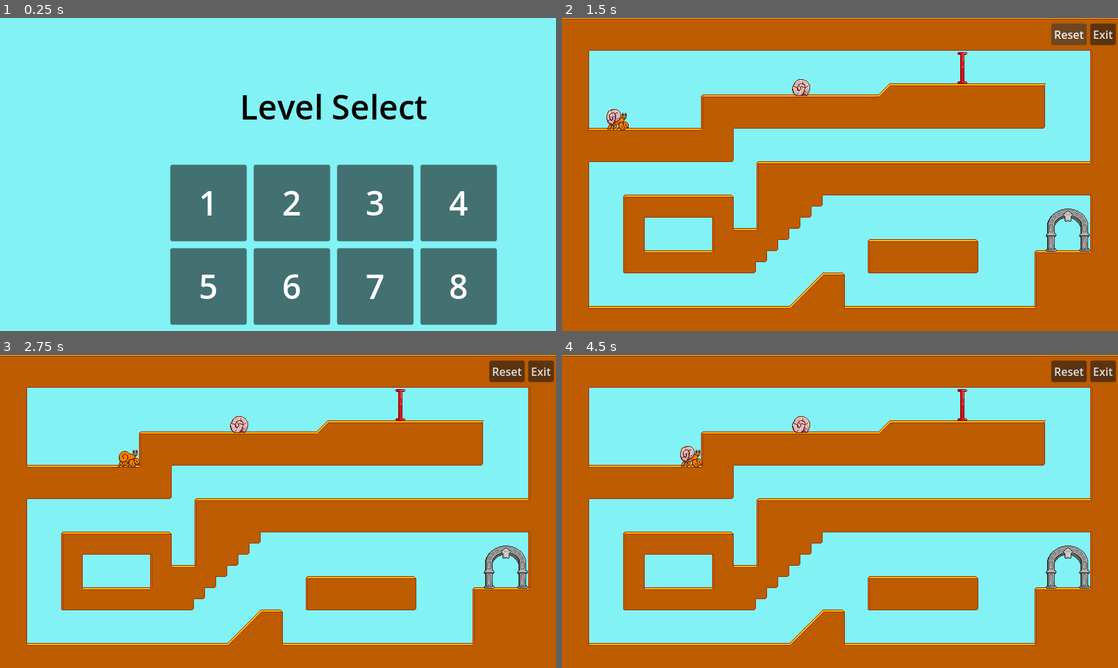
Above: before the commit, frames 1-4 (two rows, left to right).
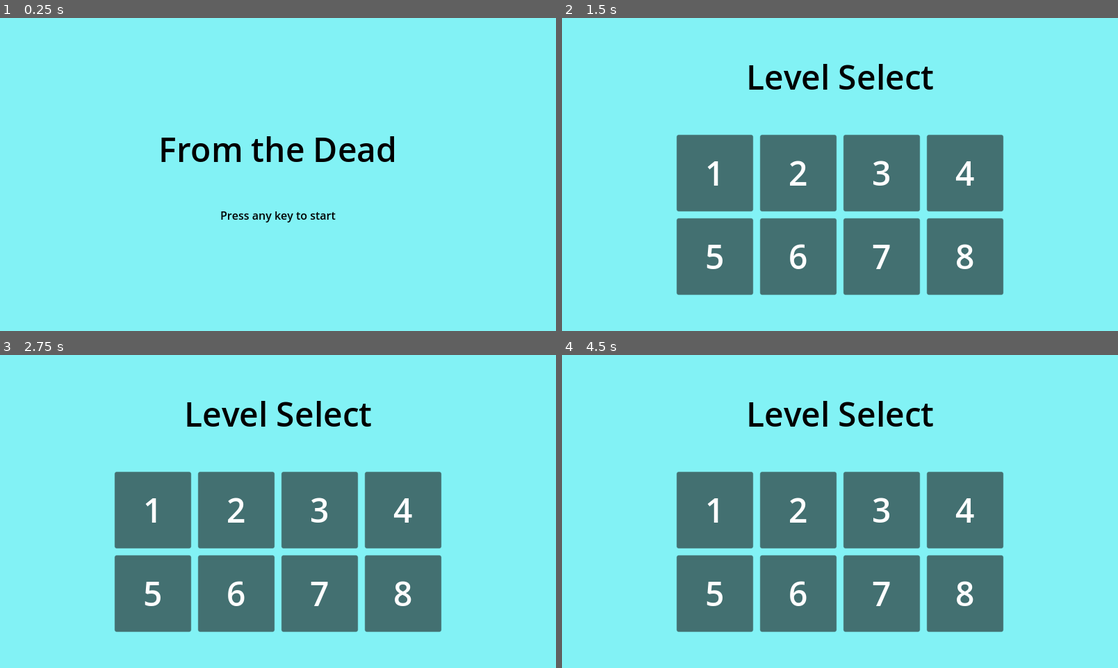
Above: after the commit, the same moments.

Repository: grenmester/from-the-dead
Game: Godot game, scene res://Scenes/MainScene.tscn
The game is run twice, just before and just after one commit, with the same random seed, the same clock (stepped at 60 frames per second) and the same inputs. This scene is started directly instead of the project's main scene.
Inputs (mouse positions are in pixels of both pictures, inside the frame that each line leads up to):
- Up to frame 1 (0.25 s): no input
- Up to frame 2 (1.5 s): tap Enter at 0.5 s; move the mouse to (773, 202) at 0.52 s; hold Right (ui_right) 0.53-1.25 s; hold U 0.53-1.25 s; click (773, 202) at 0.67 s; tap Space (ui_select) at 0.77 s; click (1067, 33) at 1.25 s, where only the run before the commit has a clickable "Reset"
- Up to frame 3 (2.75 s): move the mouse to (166, 527) at 2.02 s; hold Right (ui_right) from 2.03 s (still down); tap I at 2.1 s; tap Space (ui_select) at 2.27 s
- Up to frame 4 (4.5 s): move the mouse to (895, 442) at 2.77 s; release Right (ui_right) at 2.78 s; hold Left (ui_left) 2.78-3.53 s; hold O 2.78-3.53 s; move the mouse to (812, 574) at 3.52 s; hold Right (ui_right) from 3.53 s (still down); tap P at 3.6 s; click (812, 574) at 3.67 s; tap Space (ui_select) at 3.77, 4.25 s; move the mouse to (1006, 558) at 4.27 s; hold U from 4.28 s (still down)

The runs differ from the first frame. In frame 1, 29% of the frame differs, in the area x 29-90%, y 24-98%; in frame 2, 72%, in the area x 0-100%, y 0-100%; in frame 3, 72%; in frame 4, 72%.

Commit message:
feat: add title screen

Diff:
--- a/Scenes/LevelMenu.tscn
+++ b/Scenes/LevelMenu.tscn
@@ -4,8 +4,8 @@
 [ext_resource type="PackedScene" uid="uid://btbt567v44r2d" path="res://Scenes/LevelBox.tscn" id="2_osod7"]
 
 [node name="LevelMenu" type="MarginContainer"]
-offset_right = 960.0
-offset_bottom = 536.0
+offset_right = 800.0
+offset_bottom = 450.0
 theme_override_constants/margin_left = 20
 theme_override_constants/margin_top = 20
 theme_override_constants/margin_right = 20
--- a/Scenes/MainScene.tscn
+++ b/Scenes/MainScene.tscn
@@ -7,6 +7,37 @@
 layout_mode = 3
 anchors_preset = 0
 script = ExtResource("1_tr2i4")
+
+[node name="TitleScreen" type="MarginContainer" parent="."]
+z_index = 2
+layout_mode = 0
+offset_top = -536.0
+offset_right = 800.0
+offset_bottom = -86.0
+theme_override_constants/margin_left = 20
+theme_override_constants/margin_top = 20
+theme_override_constants/margin_right = 20
+theme_override_constants/margin_bottom = 20
+
+[node name="VBoxContainer" type="VBoxContainer" parent="TitleScreen"]
+layout_mode = 2
+theme_override_constants/separation = 50
+alignment = 1
+
+[node name="Title" type="Label" parent="TitleScreen/VBoxContainer"]
+layout_mode = 2
+theme_override_colors/font_color = Color(0, 0, 0, 1)
+theme_override_font_sizes/font_size = 48
+text = "From the Dead"
+horizontal_alignment = 1
+vertical_alignment = 1
+
+[node name="Text" type="Label" parent="TitleScreen/VBoxContainer"]
+layout_mode = 2
+theme_override_colors/font_color = Color(0, 0, 0, 1)
+text = "Press any key to start"
+horizontal_alignment = 1
+vertical_alignment = 1
 
 [node name="HUD" type="Control" parent="."]
 z_index = 1
@@ -33,9 +64,10 @@
 text = "Exit"
 
 [node name="LevelMenu" parent="." instance=ExtResource("1_hpc76")]
+visible = false
 layout_mode = 0
 offset_top = -536.0
-offset_bottom = 0.0
+offset_bottom = -86.0
 
 [node name="Level" type="Node2D" parent="."]
 
--- a/Scripts/MainScene.gd
+++ b/Scripts/MainScene.gd
@@ -1,7 +1,15 @@
 extends Control
+
+var started = false
 
 func _on_exit_button_pressed() -> void:
 	$LevelMenu.unload_level()
 
 func _on_reset_button_pressed() -> void:
 	$LevelMenu.reload_level()
+
+func _input(event) -> void:
+	if event.is_pressed() and !started:
+		$TitleScreen.hide()
+		$LevelMenu.show()
+		started = true
